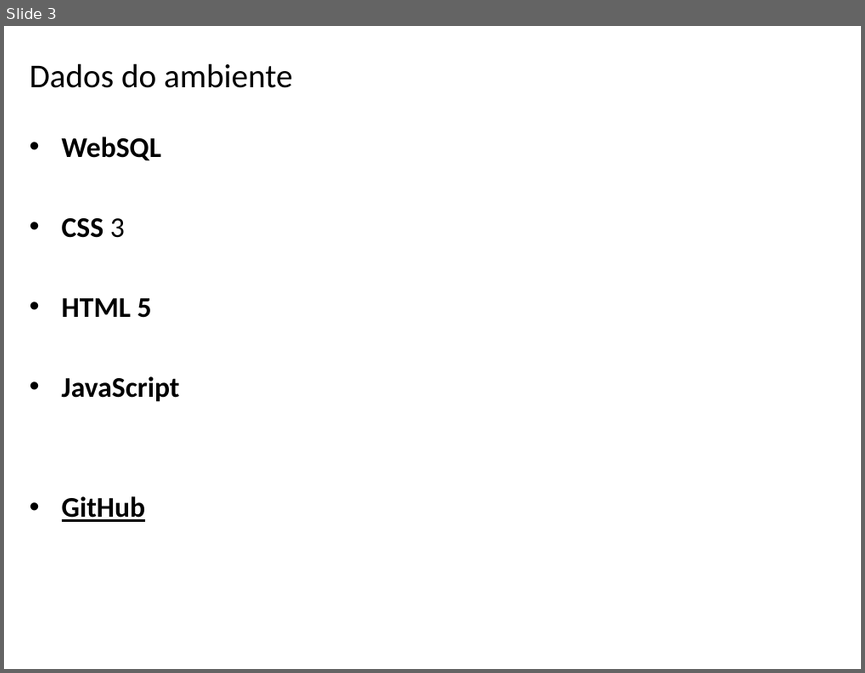
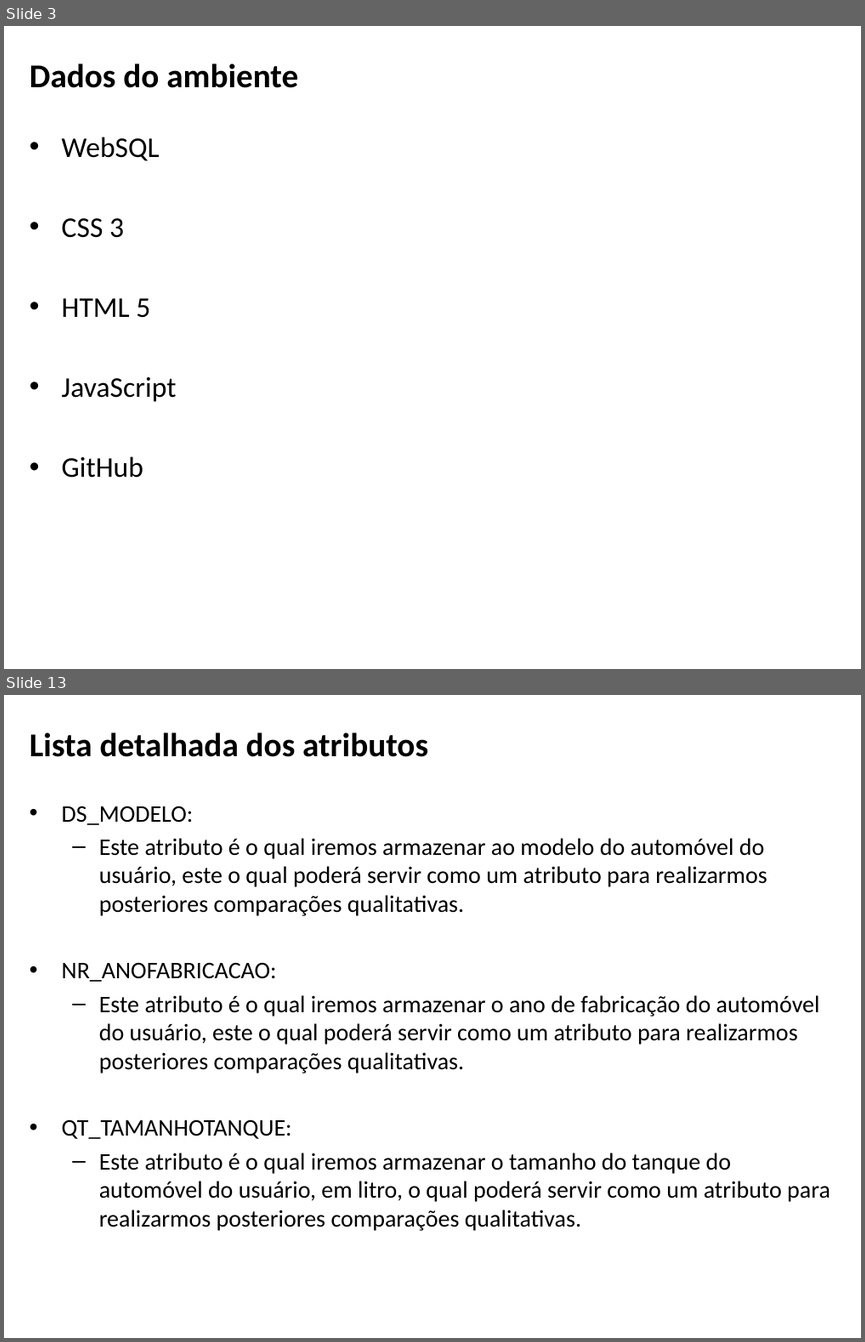
Before and after one commit to EDU23800/BSI4_PI4_CRUD_HTML, a slide deck: apresentação_fase_1.pptx. Shown one above the other, each under a label of ours: slide 3 before the commit, slides 3 and 13 after it; the slides between them are not shown. The pictures are 865x673 and 865x1342 pixels, drawn with LibreOffice and Linux fonts; fonts in the diff are those of the drawing; background and template pictures are left out. Boxes give left, top, right and bottom in pixels: in the first picture for what was removed or moved away, otherwise in the second. Text is boxed around its words. In the diff, an @@ line names an element or a change of style, - is before the commit and + after.

```diff
--- a/apresentação_fase_1.pptx
+++ b/apresentação_fase_1.pptx
@@ slide 13 added at (4,695,861,1338), background picture (left out) @@
@@ title added at (30,732,428,757), 28 pt, text #000000, bold @@
+Lista detalhada dos atributos
@@ text added at (62,805,830,1231), 20 pt, text #000000 @@
+• DS_MODELO:
+  – Este atributo é o qual iremos armazenar ao modelo do automóvel do usuário, este o qual poderá servir como um atributo para realizarmos posteriores comparações qualitativas.
+• NR_ANOFABRICACAO:
+  – Este atributo é o qual iremos armazenar o ano de fabricação do automóvel do usuário, este o qual poderá servir como um atributo para realizarmos posteriores comparações qualitativas.
+• QT_TAMANHOTANQUE:
+  – Este atributo é o qual iremos armazenar o tamanho do tanque do automóvel do usuário, em litro, o qual poderá servir como um atributo para realizarmos posteriores comparações qualitativas.
@@ slide 3 changed as well @@
@@ title "Dados do ambiente" at (30,63,298,88): bold on @@
@@ text "WebSQL" at (62,136,177,477): bold off; underline off in "GitHub" @@
```
Also in this commit, not shown: 2 other slides changed, 21 other slides added, 1 slide removed, 1 other file.
